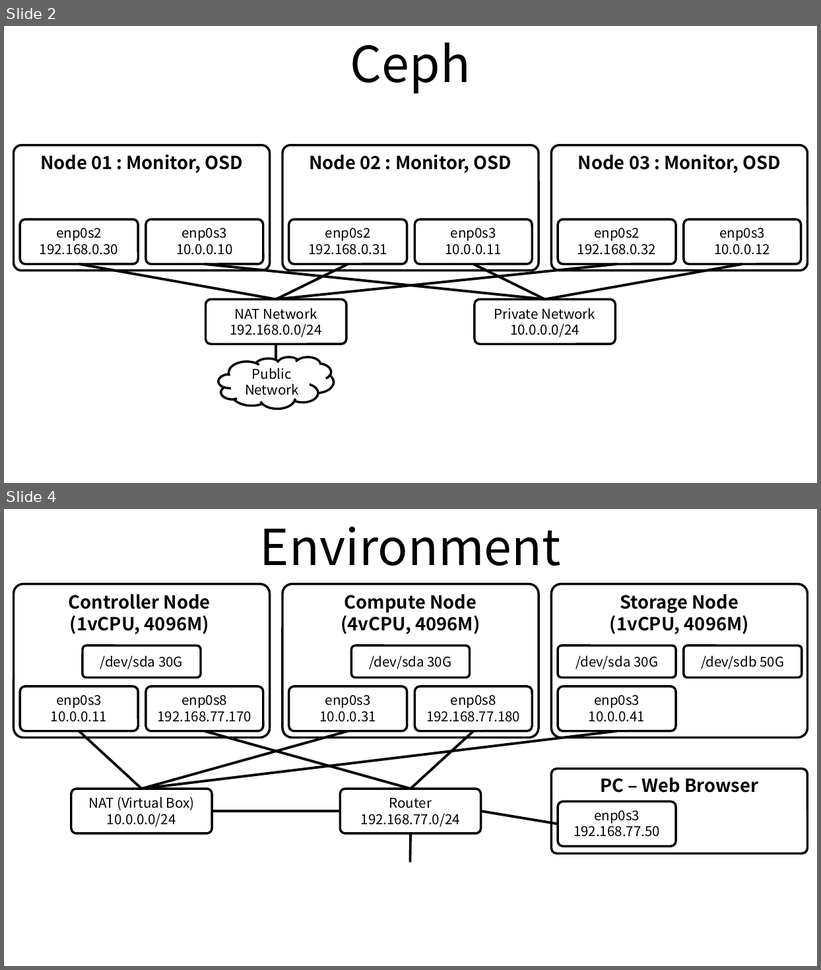
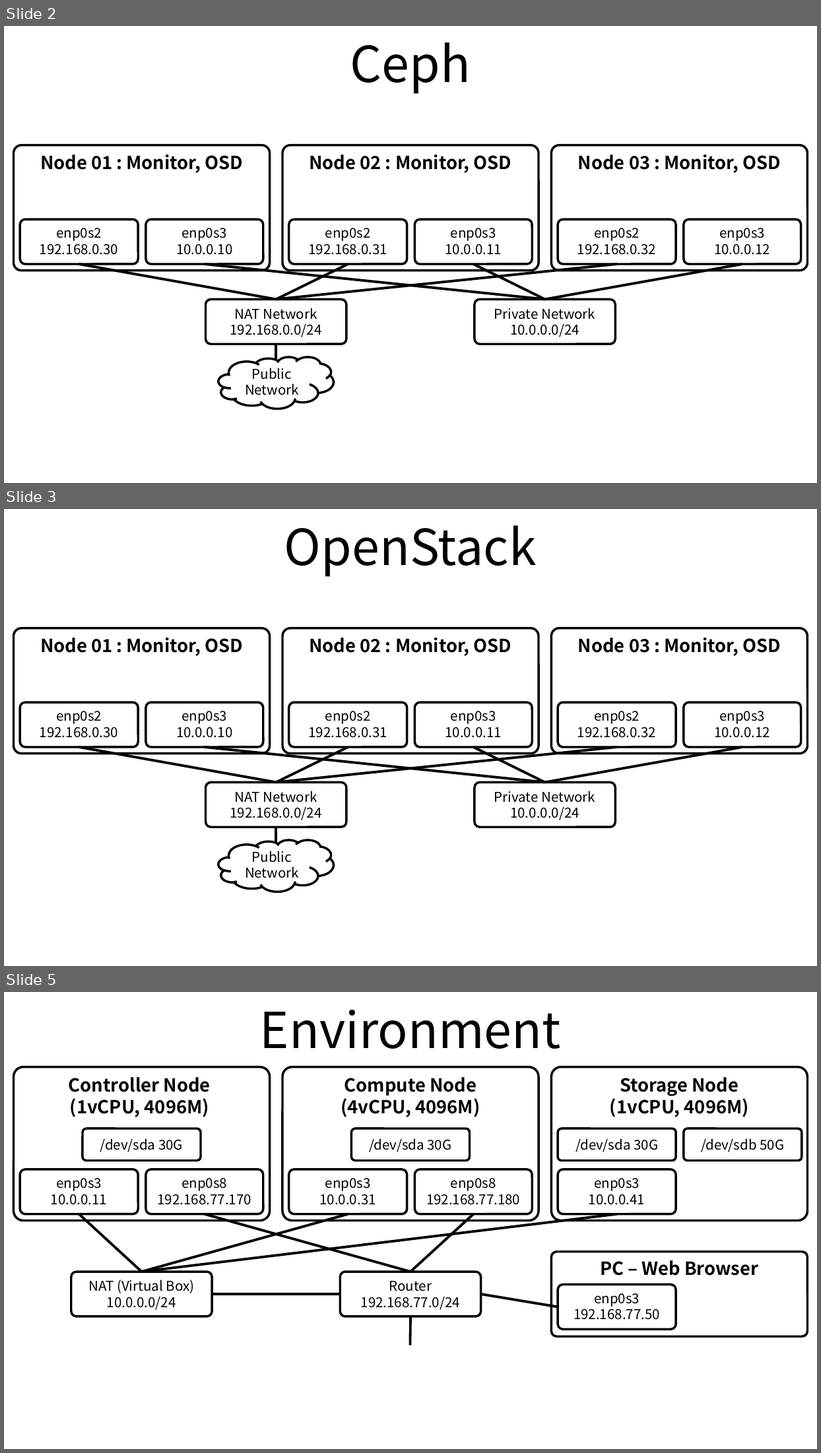
Before and after one commit to ssup2/blog-old, a slide deck: images/record/ODROID-H2_Cluster_Build/ODROID-H2_Cluster_Build.pptx. Shown one above the other, each under a label of ours: slides 2 and 4 before the commit, slides 2, 3 and 5 after it; the slides between them are not shown. The pictures are 821x970 and 821x1453 pixels, drawn with LibreOffice and Linux fonts; fonts in the diff are those of the drawing. Boxes give left, top, right and bottom in pixels: in the first picture for what was removed or moved away, otherwise in the second. Text is boxed around its words. In the diff, an @@ line names an element or a change of style, - is before the commit and + after.

Commit message:
Update

```diff
--- a/images/record/ODROID-H2_Cluster_Build/ODROID-H2_Cluster_Build.pptx
+++ b/images/record/ODROID-H2_Cluster_Build/ODROID-H2_Cluster_Build.pptx
@@ slide 3 added at [4,509,817,966], background #FFFFFF @@
@@ title added at [284,525,537,577], 44 pt, text #000000 @@
+OpenStack
@@ rounded rectangle added at [14,628,270,754], outline #000000 2 pt, 16 pt, text #000000, bold @@
+Node 01 : Monitor, OSD
@@ rounded rectangle added at [283,628,539,754], outline #000000 2 pt, 16 pt, text #000000, bold @@
+Node 02 : Monitor, OSD
@@ rounded rectangle added at [551,628,807,754], outline #000000 2 pt, 16 pt, text #000000, bold @@
+Node 03 : Monitor, OSD
@@ rounded rectangle added at [20,702,138,747], outline #000000 2 pt, 12 pt, text #000000 @@
+enp0s2
+192.168.0.30
@@ rounded rectangle added at [145,702,263,747], outline #000000 2 pt, 12 pt, text #000000 @@
+enp0s3
+10.0.0.10
@@ rounded rectangle added at [288,702,407,747], outline #000000 2 pt, 12 pt, text #000000 @@
+enp0s2
+192.168.0.31
@@ rounded rectangle added at [415,702,532,747], outline #000000 2 pt, 12 pt, text #000000 @@
+enp0s3
+10.0.0.11
@@ rounded rectangle added at [558,702,676,747], outline #000000 2 pt, 12 pt, text #000000 @@
+enp0s2
+192.168.0.32
@@ rounded rectangle added at [684,702,801,747], outline #000000 2 pt, 12 pt, text #000000 @@
+enp0s3
+10.0.0.12
@@ line added from (79, 747) to (277, 782), #000000 2.25 pt @@
@@ line added from (205, 747) to (545, 782), #000000 2.25 pt @@
@@ line added from (348, 747) to (277, 782), #000000 2.25 pt @@
@@ line added from (617, 747) to (277, 782), #000000 2.25 pt @@
@@ line added from (473, 747) to (545, 782), #000000 2.25 pt @@
@@ line added from (743, 747) to (545, 782), #000000 2.25 pt @@
@@ rounded rectangle added at [206,782,347,827], outline #000000 2 pt, 12 pt, text #000000 @@
+NAT Network
+192.168.0.0/24
@@ rounded rectangle added at [475,782,615,827], outline #000000 2 pt, 12 pt, text #000000 @@
+Private Network
+10.0.0.0/24
@@ cloud added at [218,840,334,892], fill #FFFFFF, outline #000000 2 pt, 12 pt, text #000000 @@
+Public
+Network
@@ line added from (277, 827) to (277, 843), #000000 2.25 pt @@
@@ what was slide 4 is now slide 5 @@
```
